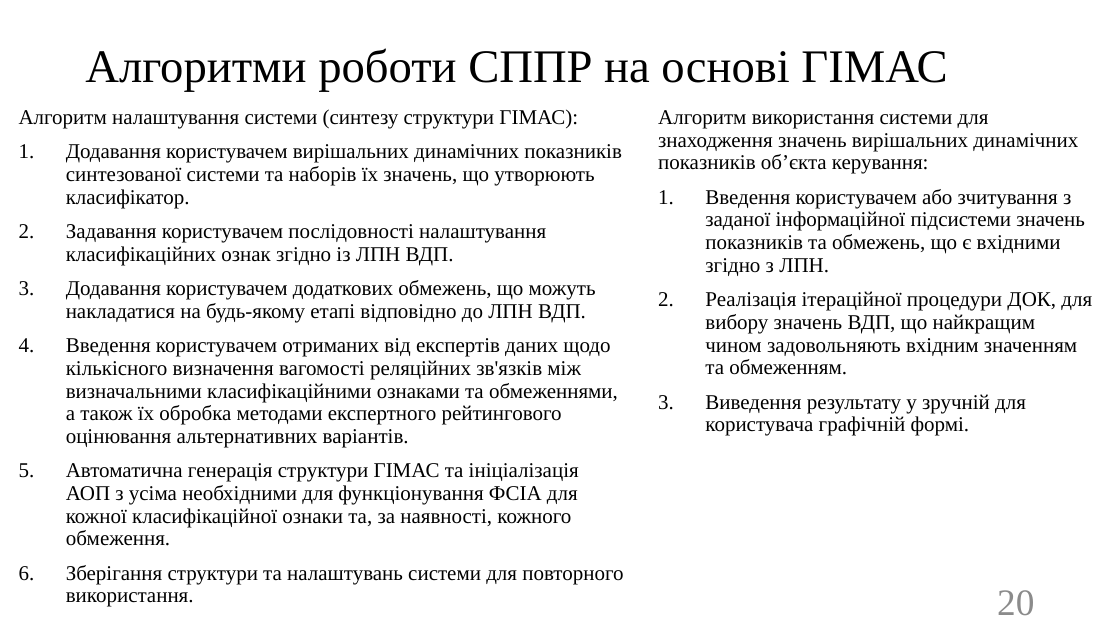
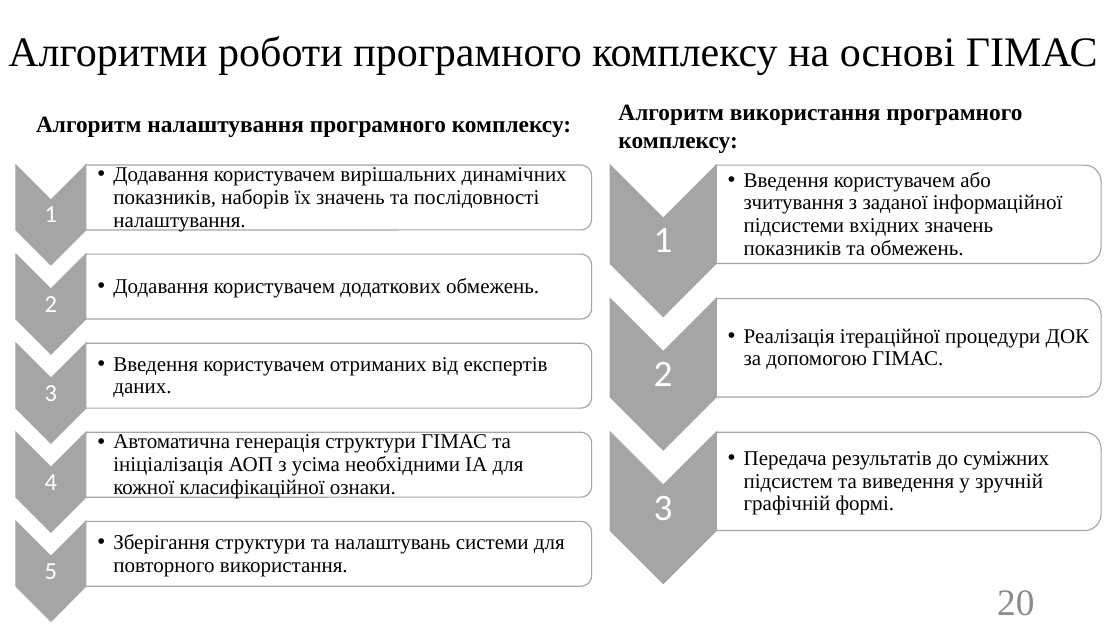
Before and after one commit to SPS-ik/diss, a slide deck: slide 20 of !pres.pptx. Drawn at 1120x630 pixels with LibreOffice and Linux fonts; fonts in the diff are those of the drawing. Boxes give left, top, right and bottom in pixels: in the first picture for what was removed or moved away, otherwise in the second. Text is boxed around its words. In the diff, an @@ line names an element or a change of style, - is before the commit and + after.

```diff
--- a/!pres.pptx
+++ b/!pres.pptx
@@ title at (8, 36, 1098, 74): text changed; size 40 to 36 pt @@
-Алгоритми роботи СППР на основі ГІМАС
+Алгоритми роботи програмного комплексу на основі ГІМАС
@@ text removed at (19, 109, 623, 607) @@
-Алгоритм налаштування системи (синтезу структури ГІМАС):
-1. Додавання користувачем вирішальних динамічних показників синтезованої системи та наборів їх значень, що утворюють класифікатор.
-2. Задавання користувачем послідовності налаштування класифікаційних ознак згідно із ЛПН ВДП.
-3. Додавання користувачем додаткових обмежень, що можуть накладатися на будь-якому етапі відповідно до ЛПН ВДП.
-4. Введення користувачем отриманих від експертів даних щодо кількісного визначення вагомості реляційних зв'язків між визначальними класифікаційними ознаками та обмеженнями, а також їх обробка методами експертного рейтингового оцінювання альтернативних варіантів.
-5. Автоматична генерація структури ГІМАС та ініціалізація АОП з усіма необхідними для функціонування ФСІА для кожної класифікаційної ознаки та, за наявності, кожного обмеження.
-6. Зберігання структури та налаштувань системи для повторного використання.
@@ text added at (36, 116, 571, 137), 20 pt, text #000000, bold @@
+Алгоритм налаштування програмного комплексу:
@@ text added at (618, 104, 1022, 153), 20 pt, text #000000, bold @@
+Алгоритм використання програмного комплексу:
@@ text removed at (658, 110, 1092, 436) @@
-Алгоритм використання системи для знаходження значень вирішальних динамічних показників об’єкта керування:
-1. Введення користувачем або зчитування з заданої інформаційної підсистеми значень показників та обмежень, що є вхідними згідно з ЛПН.
-2. Реалізація ітераційної процедури ДОК, для вибору значень ВДП, що найкращим чином задовольняють вхідним значенням та обмеженням.
-3. Виведення результату у зручній для користувача графічній формі.
@@ group added at (610, 165, 1101, 584): 6 texts, 3 chevrons, 3 round same rects @@
+1
+  • Введення користувачем або зчитування з заданої інформаційної підсистеми вхідних значень показників та обмежень.
+2
+  • Реалізація ітераційної процедури ДОК за допомогою ГІМАС.
+3
+  • Передача результатів до суміжних підсистем та виведення у зручній графічній формі.
@@ group added at (16, 165, 592, 622): 10 texts, 5 chevrons, 5 round same rects @@
+1
+  • Додавання користувачем вирішальних динамічних показників, наборів їх значень та послідовності налаштування.
+2
+  • Додавання користувачем додаткових обмежень.
+3
+  • Введення користувачем отриманих від експертів даних.
+4
+  • Автоматична генерація структури ГІМАС та ініціалізація АОП з усіма необхідними ІА для кожної класифікаційної ознаки.
+5
+  • Зберігання структури та налаштувань системи для повторного використання.
```
Also in this commit, not shown: 11 other slides changed, 2 slides added, 2 slides removed, 5 other files.
